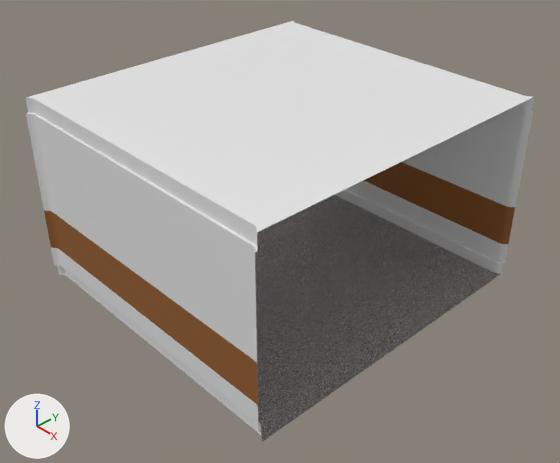
One commit to the Blender file data/Assets/Meshes/Buildings/Type Space/Corridor 1.blend: the scene before it, then after it.
Camera for both pictures: a 50 mm lens placed at (12.26, -11.55, 11.9), pointed at (0.37, -0.37, 1.67). Every picture has the same lights, and +X, +Y and +Z are marked at lower left.
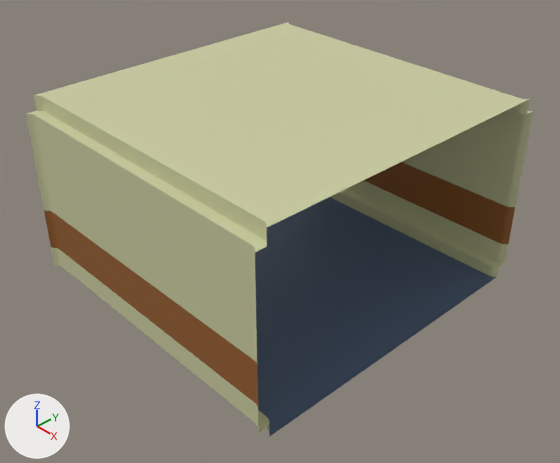
Boxes (x1, y1, x2, y2) around the edits, measured in the pictures (560 x 463 px; the box of a moved part takes in the faces that stretch with it):
'Cube', recoloured, surface changed, reshaped
    before: (26, 21, 534, 442)
    after: (26, 22, 533, 437)
part 1 of me_cube, moved or reshaped
    before: (57, 189, 505, 442)
    after: (66, 189, 505, 437)
part 2 of me_cube, moved or reshaped
    before: (26, 21, 534, 252)
    after: (27, 22, 532, 252)

Patch to the scene script:
```diff
--- a/data/Assets/Meshes/Buildings/Type Space/Corridor 1.blend.py
+++ b/data/Assets/Meshes/Buildings/Type Space/Corridor 1.blend.py
@@ mat_m_white @@
 mat_m_white = principled_material('m_white')
-mat_m_white.base_color = (0.8, 0.8, 0.8)  # white #e7e7e7
+mat_m_white.base_color = (0.601, 0.61, 0.356)  # beige #cccda1
@@ mat_m_floor @@
 mat_m_floor = principled_material('m_floor')
-mat_m_floor.texture = img_carpet_jpg
+mat_m_floor.base_color = (0.0823, 0.127, 0.223)  # blue #516482
@@ me_cube @@
 me_cube.from_pydata(...)  # 49 vertices, 34 faces; spans x -4.0..0.0, y -4.36..0.0, z -3.87..1.12
 # used by ob_cube; location = (0.0, 0.0, 3.88)
 # before: 24 (-3.92, -4.22, -3.87) at pixel (62, 274), 25 (-3.86, -4.18, -3.87) at pixel (64, 275), 26 (-3.79, -4.17, -3.87) at pixel (66, 276), 27 (-3.79, -4.17, -3.54), 28 (-4.0, -4.29, -3.87) at pixel (58, 274)
 # before: 29 (0.0, -4.17, -3.87) at pixel (150, 344), 30 (-4.0, -4.29, -3.54), 31 (0.0, -4.17, -3.54), 32 (-3.86, -4.18, -3.54), 33 (-3.92, -4.22, -3.54)
 # before: 39 (-4.0, -4.3, 0.74) at pixel (28, 113), 40 (-4.0, -4.3, 1.12) at pixel (25, 97), 41 (0.0, -4.18, 0.74) at pixel (129, 169), 42 (0.0, -4.18, 1.12) at pixel (127, 152), 43 (-3.79, -4.18, 1.12) at pixel (34, 99)
 # before: 44 (-3.86, -4.2, 1.12) at pixel (32, 98), 45 (-3.92, -4.23, 1.12) at pixel (29, 98), 46 (-3.86, -4.2, 0.74) at pixel (35, 113), 47 (-3.92, -4.23, 0.74) at pixel (32, 113), 48 (-3.79, -4.18, 0.74) at pixel (37, 114)
+# me_cube part 1
+for i in [*range(24, 34)]: me_cube.vertices[i].co += Vector((0.0, 0.21, 0.0))
+# me_cube part 2
+for i in [*range(39, 49)]: me_cube.vertices[i].co += Vector((0.0, 0.21, 0.0))
 me_cube.materials.append(mat_m_wood)
```
